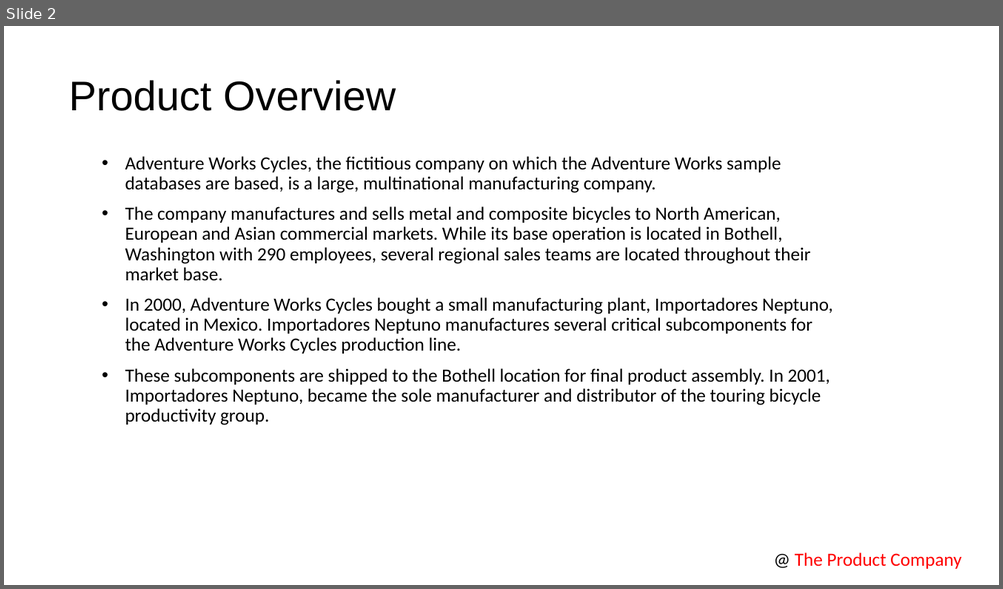
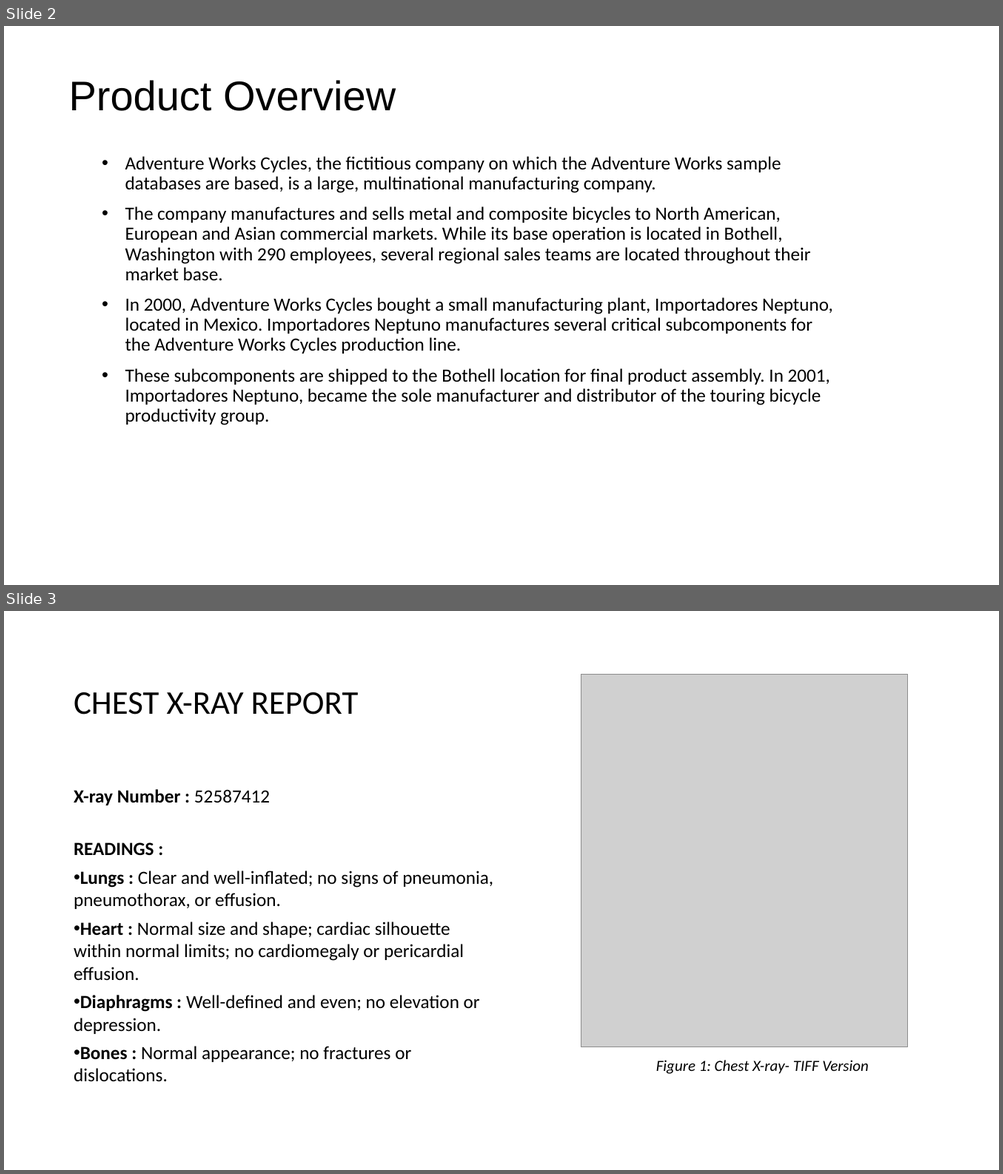
Before and after one commit to SyncfusionExamples/convert-powerpoint-to-images-c-sharp, a slide deck: Convert-PowerPoint-slide-to-Image/.NET/Convert-PowerPoint-slide-to-Image/Template.pptx. Shown one above the other, each under a label of ours: slide 2 before the commit, slides 2 and 3 after it. The pictures are 1003x589 and 1003x1174 pixels, drawn with LibreOffice and Linux fonts; fonts in the diff are those of the drawing; grey boxes stand for pictures. Boxes give left, top, right and bottom in pixels: in the first picture for what was removed or moved away, otherwise in the second. Text is boxed around its words. In the diff, an @@ line names an element or a change of style, - is before the commit and + after.

```diff
--- a/Convert-PowerPoint-slide-to-Image/.NET/Convert-PowerPoint-slide-to-Image/Template.pptx
+++ b/Convert-PowerPoint-slide-to-Image/.NET/Convert-PowerPoint-slide-to-Image/Template.pptx
@@ slide 3 added at <box>4,611,999,1170</box>, background #FFFFFF @@
@@ picture added at <box>580,674,908,1048</box> @@
@@ text added at <box>74,692,358,715</box>, 32 pt, text #000000 @@
+CHEST X-RAY REPORT
@@ text added at <box>74,789,493,1082</box>, 18 pt, text #000000 @@
+X-ray Number : 52587412
+READINGS :
+• Lungs : Clear and well-inflated; no signs of pneumonia, pneumothorax, or effusion.
+• Heart : Normal size and shape; cardiac silhouette within normal limits; no cardiomegaly or pericardial effusion.
+• Diaphragms : Well-defined and even; no elevation or depression.
+• Bones : Normal appearance; no fractures or dislocations.
@@ text added at <box>656,1060,868,1074</box>, 15 pt, text #000000, italic @@
+Figure 1: Chest X-ray- TIFF Version
@@ slide 2 changed as well @@
@@ text removed at <box>794,553,961,569</box> @@
-@ The Product Company
```
Also in this commit, not shown: 1 other slide changed, 2 other slides added, 1 slide removed, 4 other files.
